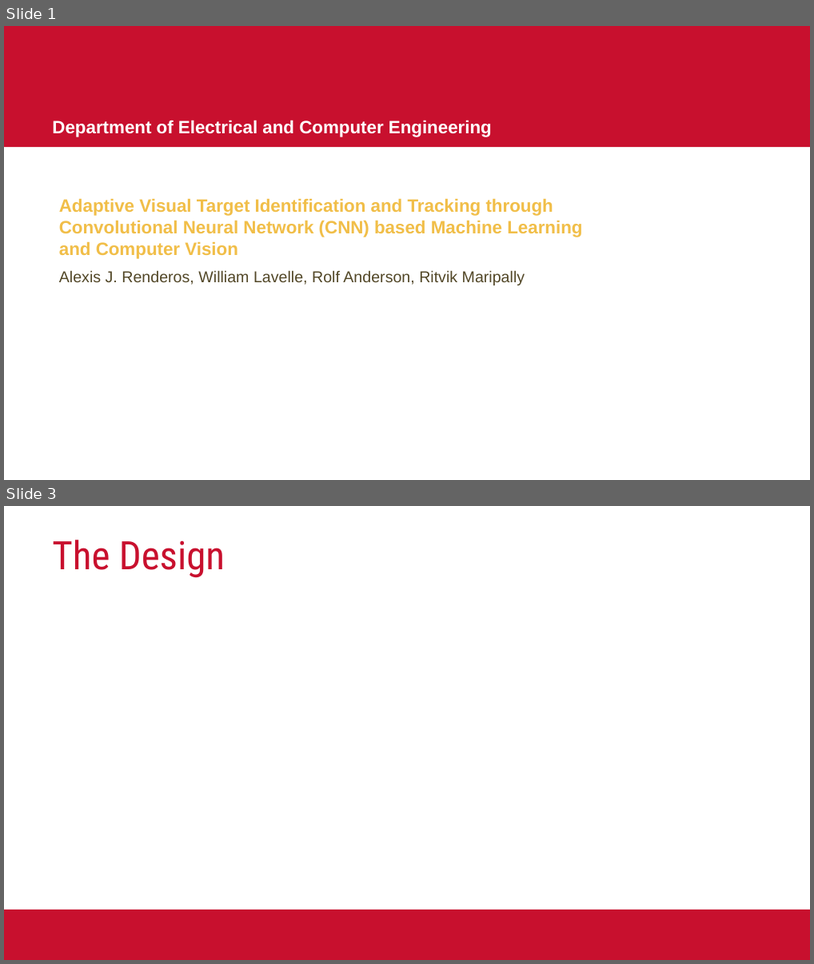
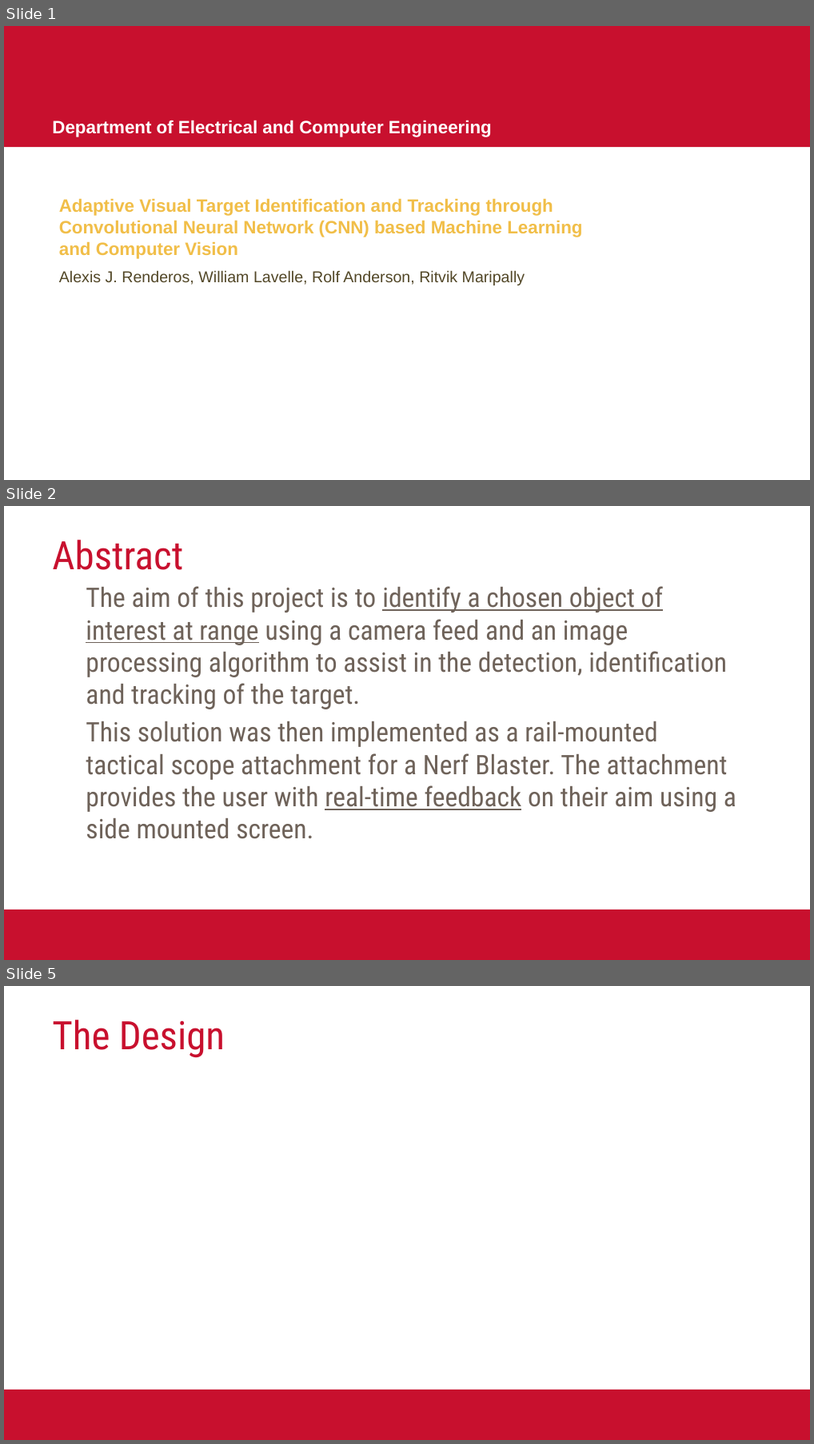
Before and after one commit to cpre186-2019/lifedrinker, a slide deck: ResearchPresentation.pptx. Shown one above the other, each under a label of ours: slides 1 and 3 before the commit, slides 1, 2 and 5 after it; the slides between them are not shown. The pictures are 814x964 and 814x1444 pixels, drawn with LibreOffice and Linux fonts; fonts in the diff are those of the drawing; background and template pictures are left out. Boxes give left, top, right and bottom in pixels: in the first picture for what was removed or moved away, otherwise in the second. Text is boxed around its words. In the diff, an @@ line names an element or a change of style, - is before the commit and + after.

```diff
--- a/ResearchPresentation.pptx
+++ b/ResearchPresentation.pptx
@@ slide 2 added at (4, 506, 810, 960), background #FFFFFF; not listed: 1 template element that a slide beside it also shows @@
@@ title added at (52, 540, 183, 570), 35 pt, text #C8102E @@
+Abstract
@@ text added at (86, 586, 737, 839), 24 pt, text #6E6259 @@
+The aim of this project is to identify a chosen object of interest at range using a camera feed and an image processing algorithm to assist in the detection, identification and tracking of the target.
+This solution was then implemented as a rail-mounted tactical scope attachment for a Nerf Blaster. The attachment provides the user with real-time feedback on their aim using a side mounted screen.
@@ what was slide 3 is now slide 5 @@
```
Also in this commit, not shown: 4 other slides added, 1 slide removed.
